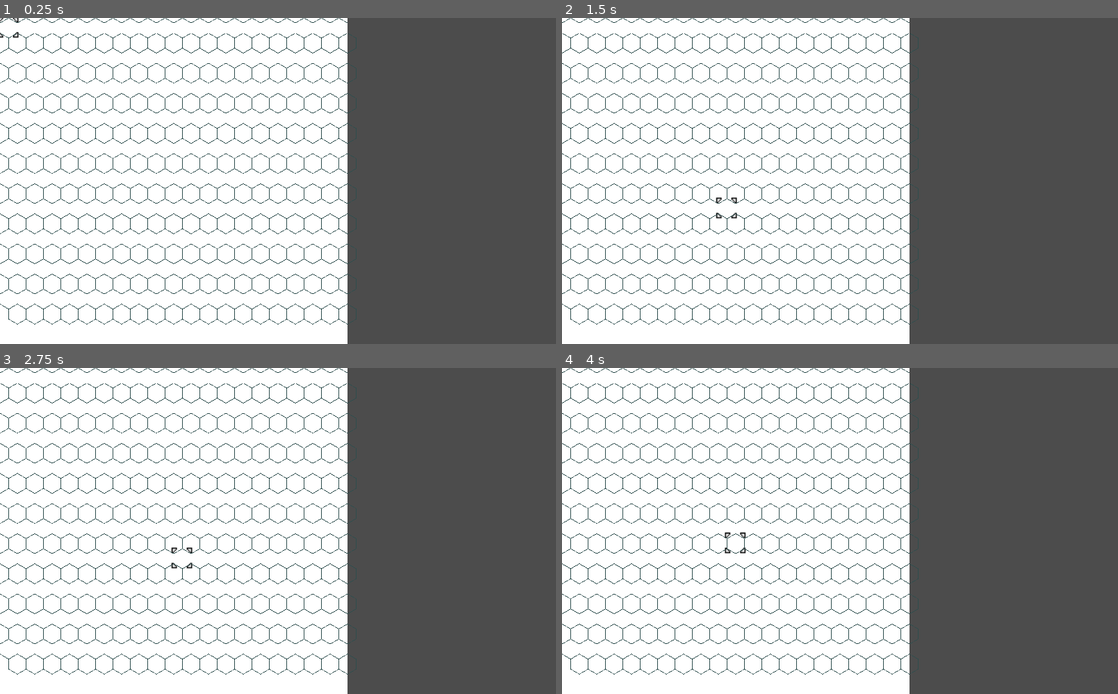
Above: before the commit, frames 1-4 (two rows, left to right).
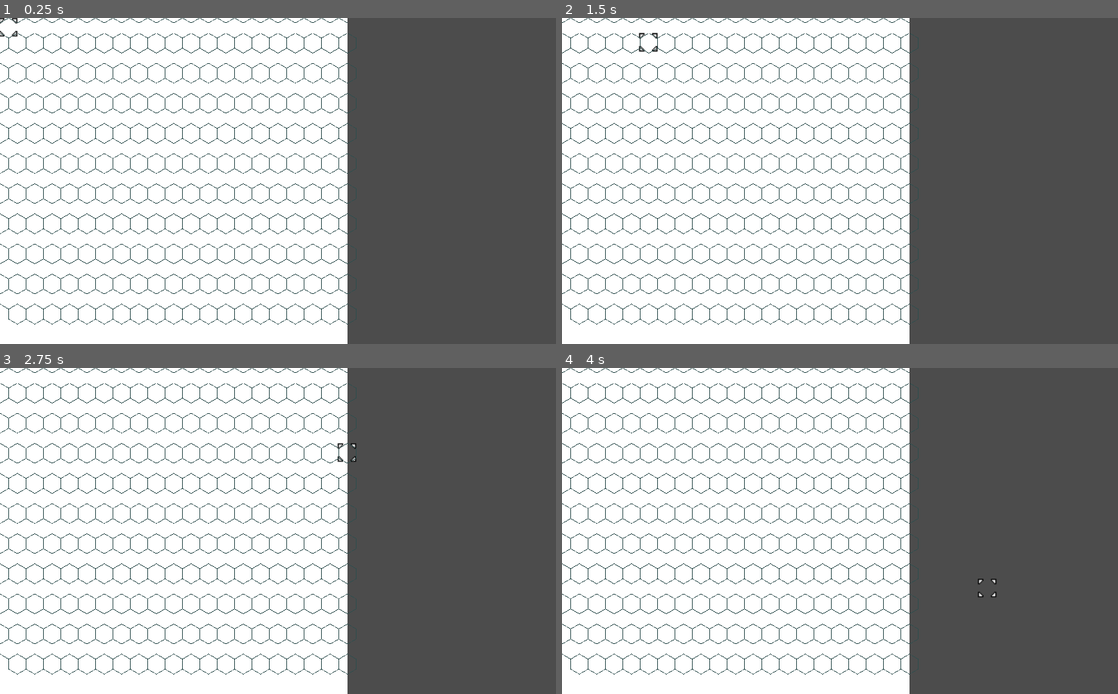
Above: after the commit, the same moments.

Repository: DaveRendell/gridcursor
Game: Godot game, scene res://HexGrid.tscn
Same seed, same stepped clock (60 frames per second), same inputs: the game is played once before the commit and once after it. The project has no main scene, so this scene is started directly.
Inputs (mouse positions are in pixels of both pictures, inside the frame that each line leads up to):
- Up to frame 1 (0.25 s): no input
- Up to frame 2 (1.5 s): tap Enter (ui_accept) at 0.5, 0.77 s; move the mouse to (962, 164) at 0.52 s; hold Right (ui_right) 0.53-1.28 s; click (962, 164) at 0.67 s; move the mouse to (728, 197) at 1.27 s; hold Down (ui_down) from 1.28 s (still down); click (728, 197) at 1.42 s
- Up to frame 3 (2.75 s): tap Enter (ui_accept) at 1.52 s; move the mouse to (333, 459) at 2.02 s; release Down (ui_down) at 2.03 s; hold Right (ui_right) from 2.03 s (still down); click (333, 459) at 2.17 s
- Up to frame 4 (4 s): move the mouse to (812, 596) at 2.77 s; release Right (ui_right) at 2.78 s; hold Up (ui_up) 2.78-3.53 s; click (812, 596) at 2.92 s; tap Enter (ui_accept) at 3.02, 3.77 s; move the mouse to (1006, 579) at 3.52 s; hold Left (ui_left) from 3.53 s (still down); click (1006, 579) at 3.67 s

The runs differ from the first frame. In frame 1, less than 0.1% of the frame differs, in the area x 0-4%, y 0-7%; in frame 2, 0.1%, in the area x 13-32%, y 4-62%; in frame 3, 0.1%; in frame 4, 0.1%.

Commit message:
Add scrolling cursor movement

Diff:
--- a/Grid.gd
+++ b/Grid.gd
@@ -10,7 +10,8 @@
 # Cursor properties
 var cursor_x: int = 0
 var cursor_y: int = 0
-var using_mouse = false
+var mouse_in_grid = false
+var scrolling: bool = false
 
 
 # Called when the node enters the scene tree for the first time.
@@ -21,8 +22,6 @@
 # Called every frame. 'delta' is the elapsed time since the previous frame.
 func _process(delta):
 	$Cursor.position = position_from_coordinates(cursor_x, cursor_y)
-	if using_mouse:
-		set_position_to_mouse_cursor()
 
 # Returns the relative position of an object at the given grid coordinates
 # Should be overwritten to match the coordinate system of this grid
@@ -67,21 +66,42 @@
 func _input(event):
 	if event.is_action_pressed("ui_up") and cursor_y > 0:
 		cursor_y -= 1
-		using_mouse = false
+		$Cursor/ScrollStartTimer.start()
 	if event.is_action_pressed("ui_down") and cursor_y < grid_height - 1:
 		cursor_y += 1
-		using_mouse = false
+		$Cursor/ScrollStartTimer.start()
 	if event.is_action_pressed("ui_left") and cursor_x > 0:
 		cursor_x -= 1
-		using_mouse = false
+		$Cursor/ScrollStartTimer.start()
 	if event.is_action_pressed("ui_right") and cursor_x < grid_width - 1:
 		cursor_x += 1
-		using_mouse = false
+		$Cursor/ScrollStartTimer.start()
+
+	if event.is_action_released("ui_up") \
+	or event.is_action_released("ui_down")\
+	or event.is_action_released("ui_left")\
+	or event.is_action_released("ui_right"):
+		$Cursor/ScrollStartTimer.stop()
+		$Cursor/ScrollTickTimer.stop()
+		scrolling = false
+
+	if event is InputEventMouseMotion and mouse_in_grid:
+		set_position_to_mouse_cursor()
 
 	if (event.is_action_pressed("ui_accept"))\
 	|| (event is InputEventMouseButton and event.is_pressed()):
 		click_position(cursor_x, cursor_y)
 
+
+func scroll_cursor():
+	if Input.is_action_pressed("ui_up") and cursor_y > 0:
+		cursor_y -= 1
+	if Input.is_action_pressed("ui_down") and cursor_y < grid_height - 1:
+		cursor_y += 1
+	if Input.is_action_pressed("ui_left") and cursor_x > 0:
+		cursor_x -= 1
+	if Input.is_action_pressed("ui_right") and cursor_x < grid_width - 1:
+		cursor_x += 1
 
 func click_position(x, y):
 	print("Clicked grid position %d %d" % [x, y])
@@ -89,8 +109,18 @@
 
 # Signals
 func _on_Background_mouse_entered():
-	using_mouse = true
+	mouse_in_grid = true
 
 
 func _on_Background_mouse_exited():
-	using_mouse = false
+	mouse_in_grid = false
+
+
+func _on_ScrollStartTimer_timeout():
+	scrolling = true
+	$Cursor/ScrollTickTimer.start()
+	scroll_cursor()
+
+
+func _on_ScrollTickTimer_timeout():
+	scroll_cursor()
--- a/Grid.tscn
+++ b/Grid.tscn
@@ -25,5 +25,14 @@
 playing = true
 offset = Vector2( 7, 7 )
 
+[node name="ScrollStartTimer" type="Timer" parent="Cursor"]
+wait_time = 0.5
+one_shot = true
+
+[node name="ScrollTickTimer" type="Timer" parent="Cursor"]
+wait_time = 0.1
+
 [connection signal="mouse_entered" from="Background" to="." method="_on_Background_mouse_entered"]
 [connection signal="mouse_exited" from="Background" to="." method="_on_Background_mouse_exited"]
+[connection signal="timeout" from="Cursor/ScrollStartTimer" to="." method="_on_ScrollStartTimer_timeout"]
+[connection signal="timeout" from="Cursor/ScrollTickTimer" to="." method="_on_ScrollTickTimer_timeout"]
--- a/HexGrid.tscn
+++ b/HexGrid.tscn
@@ -5,3 +5,6 @@
 
 [node name="HexGrid" instance=ExtResource( 2 )]
 script = ExtResource( 1 )
+
+[node name="Cursor" parent="." index="1"]
+frame = 1
